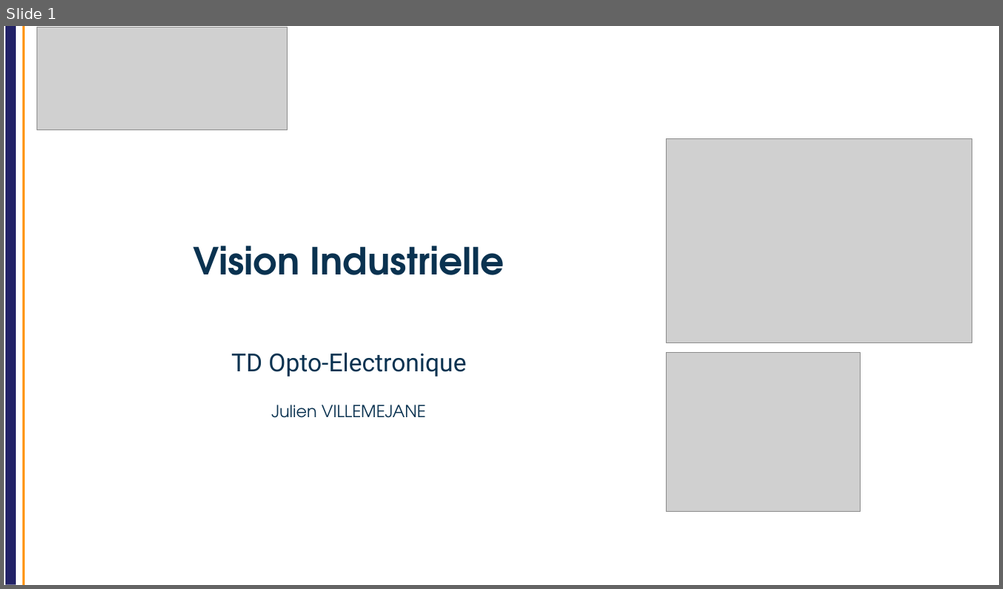
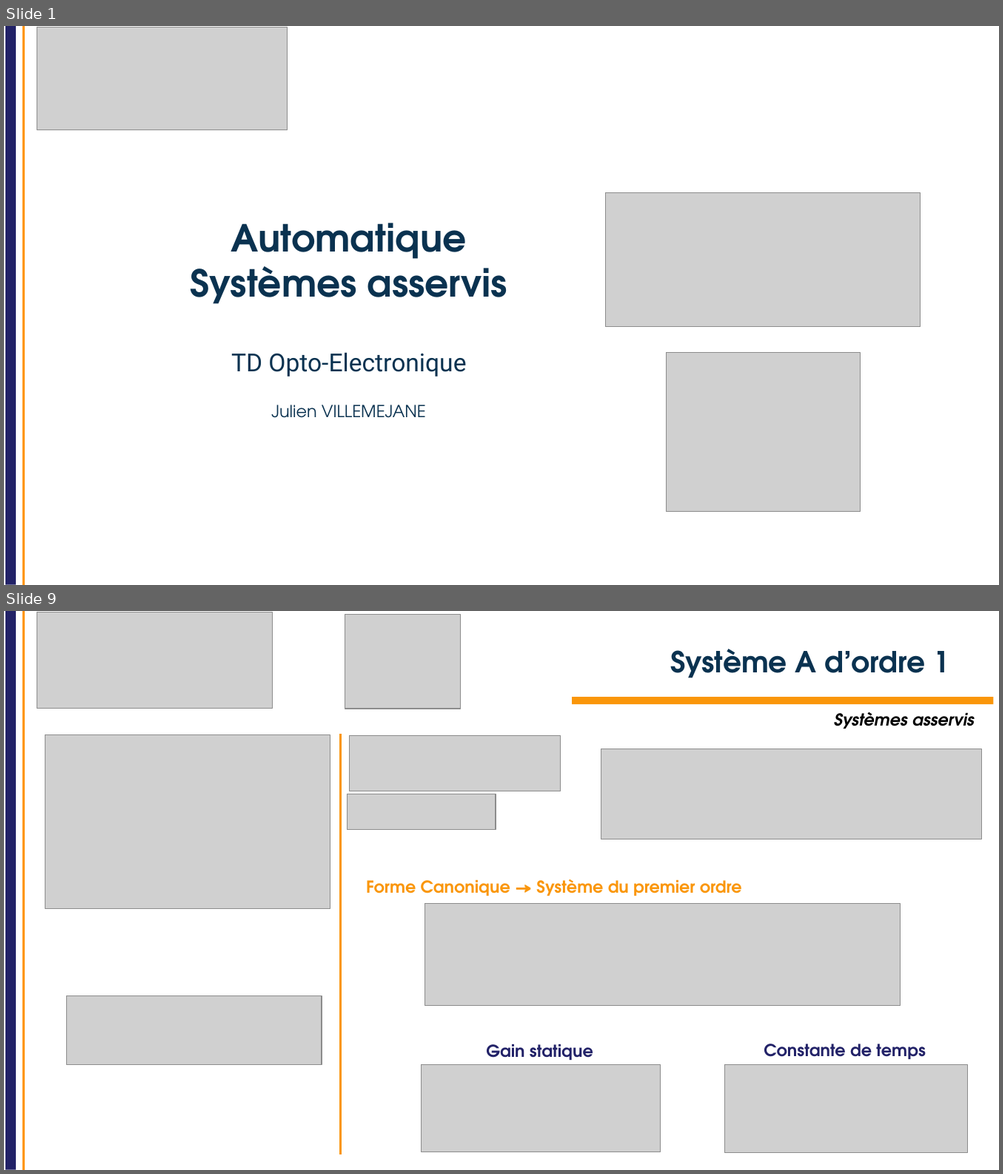
Before and after one commit to IOGS-Digital-Methods/semester-5, a slide deck: OptoElectronique/TD/2026/TD_asservissement/S5_OptoElectronique_TD_auto_2026.pptx. Shown one above the other, each under a label of ours: slide 1 before the commit, slides 1 and 9 after it; the slides between them are not shown. The pictures are 1003x589 and 1003x1174 pixels, drawn with LibreOffice and Linux fonts; fonts in the diff are those of the drawing; grey boxes stand for pictures; background and template pictures are left out. Boxes give left, top, right and bottom in pixels: in the first picture for what was removed or moved away, otherwise in the second. Text is boxed around its words. In the diff, an @@ line names an element or a change of style, - is before the commit and + after.

```diff
--- a/OptoElectronique/TD/2026/TD_asservissement/S5_OptoElectronique_TD_auto_2026.pptx
+++ b/OptoElectronique/TD/2026/TD_asservissement/S5_OptoElectronique_TD_auto_2026.pptx
@@ slide 9 added at (4, 611, 999, 1170), background #FFFFFF; not listed: 2 template elements that a slide beside it also shows @@
@@ picture added at (37, 612, 273, 709) @@
@@ picture added at (345, 614, 460, 709) @@
@@ title added at (670, 649, 949, 678), 28 pt, text #0A3250, bold @@
+Système A d’ordre 1
@@ rectangle added at (572, 697, 993, 704), fill #FA960A @@
@@ text added at (834, 712, 974, 729), 16 pt, text #000000, bold, italic @@
+Systèmes asservis
@@ picture added at (45, 735, 330, 909) @@
@@ line added from (341, 734) to (341, 1155), #FA960A 2.25 pt @@
@@ picture added at (350, 735, 560, 792) @@
@@ picture added at (601, 749, 982, 840) @@
@@ picture added at (347, 795, 495, 830) @@
@@ text added at (366, 880, 742, 896), 16 pt, text #FA960A, bold @@
+Forme Canonique → Système du premier ordre
@@ picture added at (425, 904, 899, 1005) @@
@@ picture added at (67, 997, 322, 1065) @@
@@ text added at (486, 1045, 593, 1060), 16 pt, text #222268, bold @@
+Gain statique
@@ text added at (763, 1044, 925, 1059), 16 pt, text #222268, bold @@
+Constante de temps
@@ picture added at (421, 1065, 660, 1153) @@
@@ picture added at (725, 1065, 967, 1153) @@
@@ slide 1 changed as well @@
@@ picture removed at (666, 139, 972, 343) @@
@@ picture added at (606, 192, 920, 326) @@
@@ title at (190, 223, 507, 304): text changed @@
-Vision Industrielle
+Automatique
+Systèmes asservis
```
Also in this commit, not shown: 14 other slides added, 38 slides removed, 5 other files.
